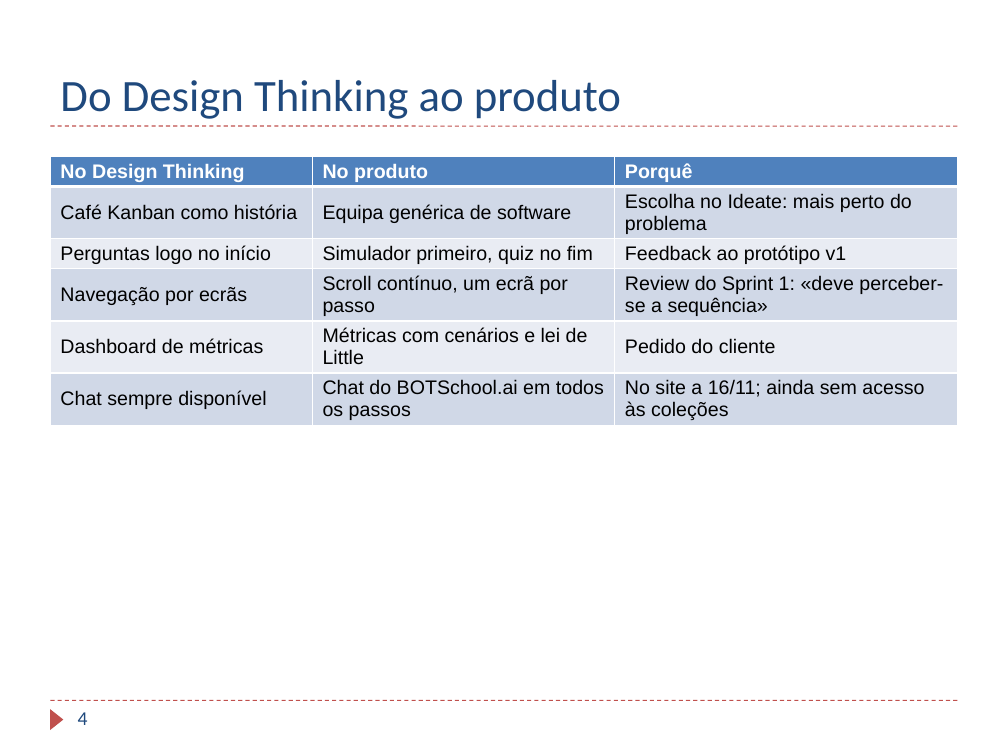
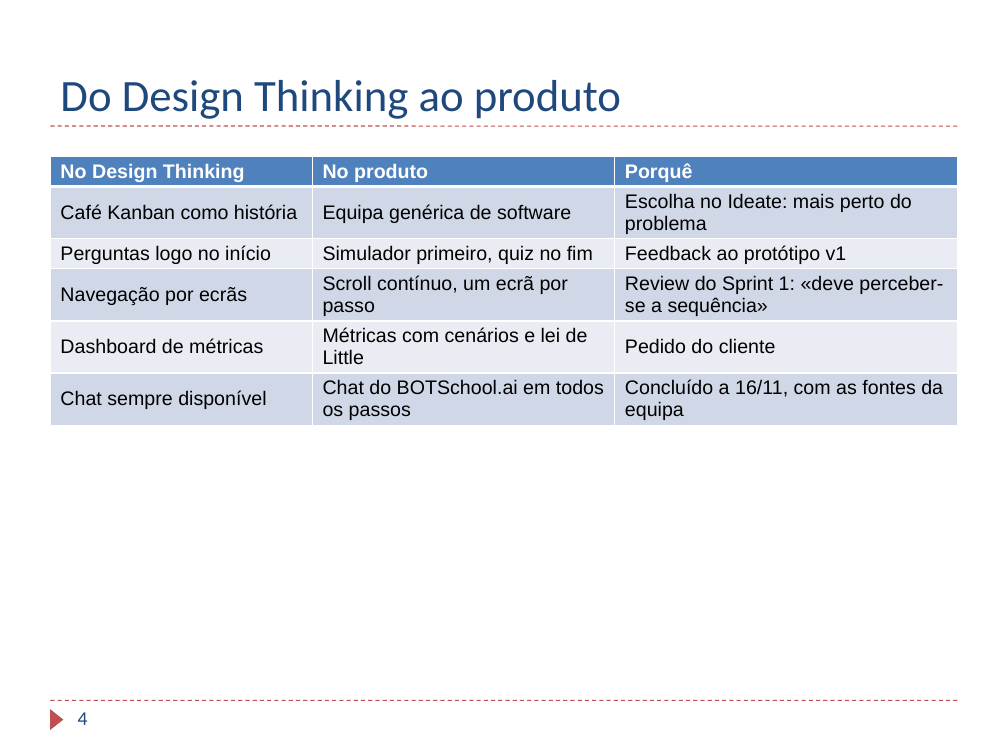
Before and after one commit to TaniaBmGuedes/MDS-TP4, a slide deck: slide 4 of entrega/07_Apresentacao_Final.pptx. Drawn at 1008x756 pixels with LibreOffice and Linux fonts; fonts in the diff are those of the drawing; background and template pictures are left out. Boxes give left, top, right and bottom in pixels: in the first picture for what was removed or moved away, otherwise in the second. Text is boxed around its words. In the diff, an @@ line names an element or a change of style, - is before the commit and + after.

Commit message:
Apresentação: sem capturas do site; um slide com o percurso dos 7 passos (o site é mostrado ao vivo)

```diff
--- a/entrega/07_Apresentacao_Final.pptx
+++ b/entrega/07_Apresentacao_Final.pptx
@@ table at [50, 156, 958, 424] @@
-row 6, column 3: No site a 16/11; ainda sem acesso às coleções
+row 6, column 3: Concluído a 16/11, com as fontes da equipa
```
Also in this commit, not shown: 4 other slides changed, 5 slides added, 4 slides removed.
